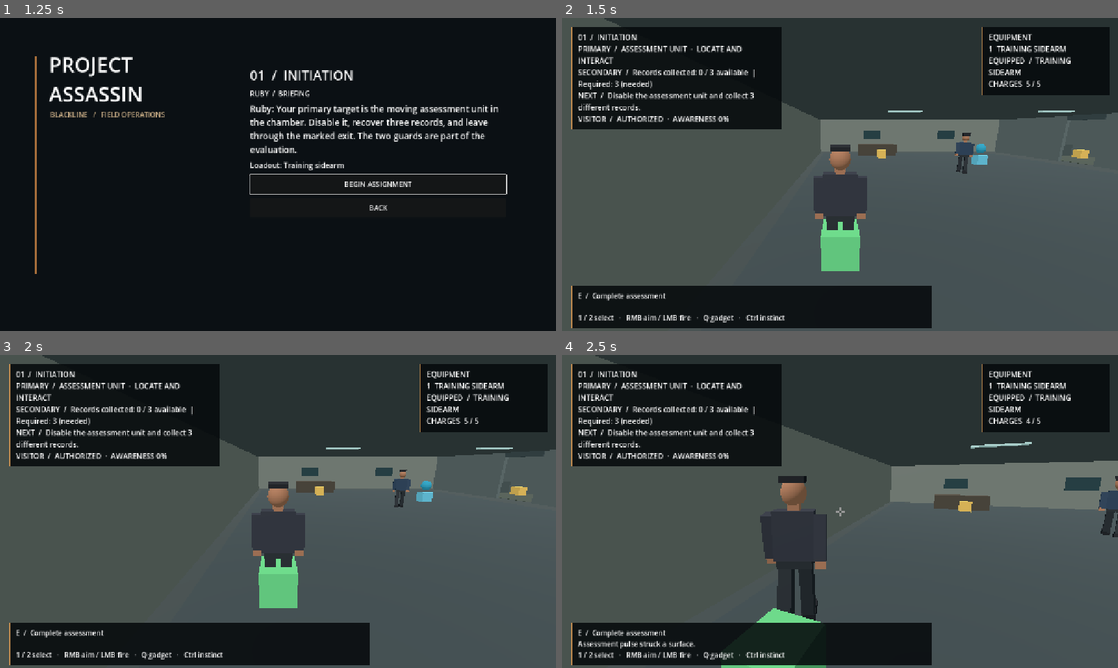
Above: before the commit, frames 1-4 (two rows, left to right).
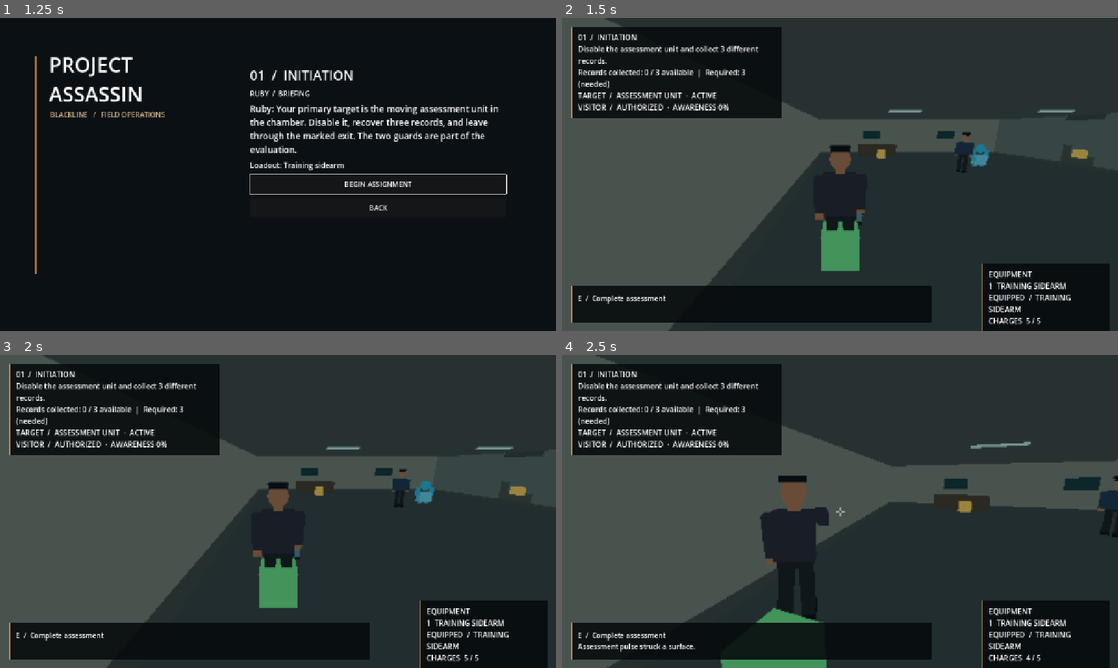
Above: after the commit, the same moments.

Repository: CoolgamerProXD/Stealty-Assasin-redesigned-computing-machine-Beta
Game: Godot game, scene res://scenes/main_menu.tscn
Same seed, same stepped clock (60 frames per second), same inputs: the game is played once before the commit and once after it.
Inputs (mouse positions are in pixels of both pictures, inside the frame that each line leads up to):
- Up to frame 1 (1.25 s): click "CAMPAIGN / NEXT ASSIGNMENT" at 0.5 s
- Up to frame 2 (1.5 s): click "BEGIN ASSIGNMENT" at 1.25 s
- Up to frame 3 (2 s): no input
- Up to frame 4 (2.5 s): tap Enter at 2 s; move the mouse to (867, 511) at 2.02 s; hold W (move_forward) from 2.03 s (still down); hold Right mouse button (aim) from 2.03 s (still down); click (867, 511) at 2.3 s

Frame 1 is identical in both runs. In frame 2, 45% of the frame differs, in the area x 1-100%, y 0-100%; in frame 3, 45%; in frame 4, 43%.

Commit message:
Repair primary target progression and through-wall instinct
Co-authored-by: arena-agent <297053741+arena-agent@users.noreply.github.com>

Diff:
--- a/resources/campaign.json
+++ b/resources/campaign.json
@@ -16,7 +16,7 @@
       "name": "02  /  THE MERIDIAN",
       "description": "Trace a missing archive through a luxury hotel.",
       "scene": "res://scenes/hotel.tscn",
-      "briefing": "Ruby: Your primary target is Adrian Locke, the Meridian's operations director. Confront him about the archive transfer. Ivo Chen is a records witness: question him and recover two records. The Covenant is interested too; we don't know why yet.",
+      "briefing": "Ruby: Your primary target is Adrian Locke, the Meridian's operations director. Confront him or tag him for Blackline about the archive transfer. Ivo Chen is a records witness: question him and recover two records. The Covenant is interested too; we don't know why yet.",
       "debrief": "Ruby: Locke's account, Chen's testimony and the records point beyond the hotel. The Covenant is not our employer, and I intend to learn who is paying them.",
       "unlock": ""
     },
--- a/scripts/core/campaign_state.gd
+++ b/scripts/core/campaign_state.gd
@@ -7,7 +7,7 @@
 var active_mission: String = ""
 var load_checkpoint: bool = false
 var ending: Dictionary = {}
-var settings: Dictionary = {"resolution": "1280x720", "fullscreen": false, "sensitivity": 0.0025, "volume": 0.8}
+var settings: Dictionary = {"resolution": "1280x720", "fullscreen": false, "sensitivity": 0.0025, "volume": 0.8, "graphics": "MEDIUM", "show_fps": false}
 
 func _ready() -> void:
  var data: Variant = JSON.parse_string(FileAccess.get_file_as_string("res://resources/campaign.json"))
@@ -70,9 +70,20 @@
  if (sensitivity is int or sensitivity is float) and is_finite(float(sensitivity)): settings["sensitivity"] = clampf(float(sensitivity), 0.001, 0.006)
  var volume: Variant = data.get("volume", 0.8)
  if (volume is int or volume is float) and is_finite(float(volume)): settings["volume"] = clampf(float(volume), 0.0, 1.0)
+ var graphics: Variant = data.get("graphics", "MEDIUM")
+ if graphics is String and graphics in ["LOW", "MEDIUM", "HIGH"]: settings["graphics"] = graphics
+ var show_fps: Variant = data.get("show_fps", false)
+ if show_fps is bool: settings["show_fps"] = show_fps
  apply_settings()
 
 func apply_settings() -> void:
+ var viewport := get_viewport()
+ var quality: String = settings["graphics"]
+ viewport.scaling_3d_scale = 0.7 if quality == "LOW" else (0.85 if quality == "MEDIUM" else 1.0)
+ viewport.msaa_3d = Viewport.MSAA_2X if quality == "HIGH" else Viewport.MSAA_DISABLED
+ viewport.positional_shadow_atlas_size = 2048 if quality == "HIGH" else (1024 if quality == "MEDIUM" else 0)
+ for light: Node in get_tree().get_nodes_in_group("quality_lights"):
+  (light as Light3D).shadow_enabled = quality != "LOW"
  var master := AudioServer.get_bus_index("Master")
  if master >= 0: AudioServer.set_bus_volume_db(master, linear_to_db(maxf(0.001, float(settings["volume"]))))
  if DisplayServer.get_name() != "headless":
--- a/scripts/missions/mission.gd
+++ b/scripts/missions/mission.gd
@@ -66,6 +66,8 @@
  required_records = int(threshold)
  required_action = action
  primary_target = primary.duplicate(true)
+ # Both primary identities are explicitly named in their mission briefings.
+ target_discovered = not primary_target.is_empty()
  configured = true
  return true
 
@@ -115,7 +117,7 @@
  if extracted: return "Investigation complete."
  if can_extract(): return "Evidence secured. Return to the exit."
  if primary_target.get("id") == "adrian_locke" and not target_complete:
-  return "Confront Adrian Locke about the transfer."
+  return "Confront or tag Adrian Locke about the transfer."
  if not required_action.is_empty() and not action_complete:
   if required_action == "disable_assessment_unit": return "Disable the assessment unit and collect %d different records." % required_records
   if required_action == "interview_ivo": return "Question Ivo Chen and collect %d different records." % required_records
--- a/scripts/player/player.gd
+++ b/scripts/player/player.gd
@@ -34,6 +34,7 @@
  body_mesh.role = "visitor"
  add_child(body_mesh)
  set_disguise("visitor")
+ body_mesh.add_sidearm()
  pivot = Node3D.new()
  pivot.position.y = 1.5
  add_child(pivot)
@@ -95,6 +96,8 @@
  capsule.height = stance_height
  collision_shape.position.y = stance_height * 0.5
  body_mesh.scale.y = stance_height / 1.8
+ body_mesh.weapon_equipped = equipment.selected == "training_sidearm"
+ body_mesh.weapon_aiming = aiming and body_mesh.weapon_equipped
  body_mesh.animate_motion(delta, Vector2(velocity.x, velocity.z).length())
  pivot.position.y = 1.5 * stance_height / 1.8
  var speed := crouch_speed if crouching else (run_speed if Input.is_action_pressed("sprint") else walk_speed)
--- a/scripts/save/session_snapshot.gd
+++ b/scripts/save/session_snapshot.gd
@@ -37,7 +37,8 @@
   mission.action_complete = true
  var same_target: bool = data.get("target_id", "") == mission.primary_target.get("id", "")
  mission.target_complete = same_target and data.get("target_complete", false) == true
- mission.target_discovered = mission.target_complete or (same_target and data.get("target_discovered", false) == true)
+ # The briefing already identifies the mission primary, including old saves.
+ mission.target_discovered = not mission.primary_target.is_empty() or (same_target and data.get("target_discovered", false) == true)
  # A previously completed Meridian save must not become incomplete after adding Locke.
  if mission.primary_target.get("id") == "adrian_locke" and not data.has("target_id") and data.get("extracted", false) == true:
   mission.target_complete = true
--- a/scripts/ui/settings_panel.gd
+++ b/scripts/ui/settings_panel.gd
@@ -23,6 +23,19 @@
   Campaign.settings["fullscreen"] = value
   _save())
  _add_row("FULLSCREEN", fullscreen)
+ var quality := OptionButton.new()
+ for label: String in ["LOW", "MEDIUM", "HIGH"]: quality.add_item(label)
+ quality.select(["LOW", "MEDIUM", "HIGH"].find(Campaign.settings["graphics"]))
+ quality.item_selected.connect(func(index: int) -> void:
+  Campaign.settings["graphics"] = ["LOW", "MEDIUM", "HIGH"][index]
+  _save())
+ _add_row("GRAPHICS", quality)
+ var fps := CheckButton.new()
+ fps.button_pressed = Campaign.settings["show_fps"]
+ fps.toggled.connect(func(value: bool) -> void:
+  Campaign.settings["show_fps"] = value
+  _save())
+ _add_row("SHOW FPS", fps)
  var sensitivity := HSlider.new()
  sensitivity.min_value = 0.001
  sensitivity.max_value = 0.006
--- a/scripts/visuals/stylized_person.gd
+++ b/scripts/visuals/stylized_person.gd
@@ -7,6 +7,11 @@
 var left_arm: Node3D
 var right_arm: Node3D
 var torso: MeshInstance3D
+var weapon: Node3D
+var muzzle_flash: MeshInstance3D
+var weapon_recoil: float = 0.0
+var weapon_aiming: bool = false
+var weapon_equipped: bool = false
 var phase: float = 0.0
 var clothing: StandardMaterial3D
 
@@ -53,6 +58,24 @@
   _box(self, Vector3(0, 1.38, -0.15), Vector3(0.06, 0.29, 0.025), _material(Color(0.68, 0.42, 0.20)))
   _box(self, Vector3(-0.13, 1.45, -0.15), Vector3(0.09, 0.06, 0.02), _material(Color(0.85, 0.67, 0.31)))
 
+# Original stylized assessment sidearm, attached to the animated hand joint.
+func add_sidearm() -> void:
+ if weapon: return
+ weapon = Node3D.new()
+ weapon.position = Vector3(0, -0.58, -0.04)
+ right_arm.add_child(weapon)
+ var metal := _material(Color(0.12, 0.15, 0.18))
+ var accent := _material(Color(0.36, 0.54, 0.58))
+ _box(weapon, Vector3(0, -0.16, 0), Vector3(0.10, 0.34, 0.10), metal)
+ _box(weapon, Vector3(0, -0.13, 0.07), Vector3(0.08, 0.13, 0.10), accent)
+ var flash_mat := _material(Color(1.0, 0.85, 0.32))
+ flash_mat.shading_mode = BaseMaterial3D.SHADING_MODE_UNSHADED
+ muzzle_flash = _box(weapon, Vector3(0, -0.38, 0), Vector3(0.13, 0.14, 0.13), flash_mat)
+ muzzle_flash.visible = false
+
+func fire_weapon() -> void:
+ weapon_recoil = 1.0
+
 func _role_color() -> Color:
  match role:
   "security": return Color(0.17, 0.25, 0.34)
@@ -74,7 +97,14 @@
  left_leg.rotation.x = lerp_angle(left_leg.rotation.x, swing, blend)
  right_leg.rotation.x = lerp_angle(right_leg.rotation.x, -swing, blend)
  left_arm.rotation.x = lerp_angle(left_arm.rotation.x, -swing * 0.7, blend)
- right_arm.rotation.x = lerp_angle(right_arm.rotation.x, swing * 0.7, blend)
+ var right_pose := swing * 0.7
+ if weapon_equipped: right_pose = 1.35 if weapon_aiming else 0.35
+ right_pose -= weapon_recoil * 0.35
+ right_arm.rotation.x = lerp_angle(right_arm.rotation.x, right_pose, blend)
+ if weapon:
+  weapon.visible = weapon_equipped
+  muzzle_flash.visible = weapon_equipped and weapon_recoil > 0.72
+ weapon_recoil = maxf(0.0, weapon_recoil - delta * 6.0)
 
 func _material(color: Color) -> StandardMaterial3D:
  var mat := StandardMaterial3D.new()
--- a/scripts/world/hotel.gd
+++ b/scripts/world/hotel.gd
@@ -14,6 +14,7 @@
 var last_shot_start: Vector3
 var last_shot_end: Vector3
 var instinct_label: Label
+var fps_label: Label
 var instinct_strength: float = 0.0
 var instinct_red: StandardMaterial3D
 var instinct_yellow: StandardMaterial3D
@@ -94,7 +95,8 @@
  var light := DirectionalLight3D.new()
  light.rotation_degrees = Vector3(-55, -30, 0)
  light.light_energy = 0.8
- light.shadow_enabled = false
+ light.add_to_group("quality_lights")
+ light.shadow_enabled = Campaign.settings["graphics"] != "LOW"
  add_child(light)
  _box(Vector3(0, -0.15, 0), Vector3(24, 0.3, 16), Color(0.34, 0.32, 0.29))
  _box(Vector3(-12, 1.5, 0), Vector3(0.25, 3, 16), Color(0.52, 0.49, 0.43))
@@ -244,11 +246,11 @@
  hud.add_theme_font_size_override("font_size", 17)
  left.add_child(hud)
  var right := PanelContainer.new()
- right.set_anchors_preset(Control.PRESET_TOP_RIGHT)
+ right.set_anchors_preset(Control.PRESET_BOTTOM_RIGHT)
  right.offset_left = -315
  right.offset_right = -20
- right.offset_top = 20
- right.offset_bottom = 150
+ right.offset_top = -155
+ right.offset_bottom = -20
  right.mouse_filter = Control.MOUSE_FILTER_IGNORE
  right.add_theme_stylebox_override("panel", style.duplicate())
  overlay.add_child(right)
@@ -281,6 +283,14 @@
  instinct_label.modulate = Color(0.95, 0.82, 0.5)
  instinct_label.visible = false
  overlay.add_child(instinct_label)
+ fps_label = Label.new()
+ fps_label.set_anchors_preset(Control.PRESET_TOP_RIGHT)
+ fps_label.offset_left = -100
+ fps_label.offset_right = -20
+ fps_label.offset_top = 20
+ fps_label.offset_bottom = 45
+ fps_label.horizontal_alignment = HORIZONTAL_ALIGNMENT_RIGHT
+ overlay.add_child(fps_label)
  shot_audio = AudioStreamPlayer.new()
  shot_audio.stream = ProceduralSound.tone(180.0, 0.12, 0.14)
  add_child(shot_audio)
@@ -329,6 +339,7 @@
   message = "Camera obstructed. Move to get a clear shot."
   return
  player.equipment.charges -= 1
+ player.body_mesh.fire_weapon()
  var direction := player.camera.project_ray_normal(screen_center)
  var end := origin + direction * 50.0
  var query := PhysicsRayQueryParameters3D.create(origin, end)
@@ -346,7 +357,13 @@
    var npc := collider as HotelNpc
    npc.stunned_time = 12.0
    npc.set_state("disabled")
-   message = "Assessment pulse temporarily incapacitated " + npc.profile.identity + "."
+   if npc == primary_npc and mission.mark_target(str(mission.primary_target.get("id", ""))):
+    for obj: Interactable in interactables:
+     if obj.kind == "primary":
+      obj.used = true
+      obj.visible = false
+    message = "Ruby: Locke tagged for Blackline follow-up."
+   else: message = "Assessment pulse temporarily incapacitated " + npc.profile.identity + "."
   else: message = "Assessment pulse struck a surface."
  else: message = "Assessment pulse discharged."
  for npc: HotelNpc in npcs:
@@ -383,6 +400,10 @@
 
 func _setup_instinct() -> void:
  instinct_red = _highlight_material(instinct_target_color)
+ # The primary identity is provided by the briefing. Draw its actual mesh even
+ # behind opaque walls; ordinary NPCs and unknown items never use this pass.
+ instinct_red.no_depth_test = true
+ instinct_red.render_priority = 1
  instinct_yellow = _highlight_material(instinct_item_color)
 
 func _highlight_material(color: Color) -> StandardMaterial3D:
@@ -412,9 +433,9 @@
   var excluded: RID = primary_npc.get_rid() if primary_npc else RID()
   if _in_player_view(point) and _clear_reach(target.global_position, instinct_target_range, excluded):
    mission.target_discovered = true
- instinct_strength = move_toward(instinct_strength, 1.0, delta * 5.0) if player.instinct_active else 0.0
+ instinct_strength = 1.0 if player.instinct_active else 0.0
  instinct_label.visible = player.instinct_active
- instinct_red.albedo_color.a = instinct_strength * 0.7
+ instinct_red.albedo_color.a = instinct_strength * 0.9
  instinct_yellow.albedo_color.a = instinct_strength * 0.7
  if target:
   var target_done := mission.action_complete if mission_id() == "initiation" else mission.target_complete
@@ -522,14 +543,16 @@
  var title := "01  /  INITIATION" if mission_id() == "initiation" else "02  /  THE MERIDIAN"
  var target := "ASSESSMENT UNIT" if mission_id() == "initiation" else "ADRIAN LOCKE  /  OPERATIONS DIRECTOR"
  var target_done := mission.action_complete if mission_id() == "initiation" else mission.target_complete
- var target_state := "COMPLETE" if target_done else "LOCATE AND INTERACT"
+ var target_state := "COMPLETE" if target_done else "ACTIVE"
  if mission_id() == "initiation" and not mission.action_complete and get("robot_alert") == true:
   target_state = "SCANNING NEARBY"
- hud.text = title + "\nPRIMARY  /  " + target + "  ·  " + target_state + "\nSECONDARY  /  " + mission.progress_text() + ("  |  IVO: " + ("QUESTIONED" if mission.action_complete else "QUESTION") if mission_id() == "meridian" else "") + "\nNEXT  /  " + mission.objective_text() + "\n" + "%s  /  %s  ·  AWARENESS %.0f%%" % [player.role.to_upper(), access, highest]
+ hud.text = title + "\n" + mission.objective_text() + "\n" + mission.progress_text() + "\nTARGET  /  " + target + "  ·  " + target_state + "\n" + "%s  /  %s  ·  AWARENESS %.0f%%" % [player.role.to_upper(), access, highest]
+ fps_label.visible = Campaign.settings["show_fps"]
+ fps_label.text = "%d FPS" % Engine.get_frames_per_second()
  var slots := "1  TRAINING SIDEARM"
  if player.equipment.available.has("quiet_line"): slots += "\n2  QUIET LINE"
  equipment_hud.text = "EQUIPMENT\n" + slots + "\nEQUIPPED  /  " + Campaign.item_label(player.equipment.selected).to_upper()
  if player.equipment.selected == "training_sidearm": equipment_hud.text += "\nCHARGES  %d / 5" % player.equipment.charges
  crosshair.visible = player.aiming
  var nearest := _nearest()
- prompt.text = ("E  /  " + nearest.label + "\n" if nearest else "") + message + "\n1 / 2 select   ·   RMB aim / LMB fire   ·   Q gadget   ·   Ctrl instinct"
+ prompt.text = ("E  /  " + nearest.label + "\n" if nearest else "") + message
--- a/scripts/world/initiation.gd
+++ b/scripts/world/initiation.gd
@@ -30,7 +30,8 @@
  var light := DirectionalLight3D.new()
  light.rotation_degrees = Vector3(-55, -25, 0)
  light.light_energy = 0.8
- light.shadow_enabled = false
+ light.add_to_group("quality_lights")
+ light.shadow_enabled = Campaign.settings["graphics"] != "LOW"
  add_child(light)
  _box(Vector3(0, -0.15, 0), Vector3(30, 0.3, 20), Color(0.27, 0.30, 0.30))
  _box(Vector3(-15, 1.5, 0), Vector3(0.25, 3, 20), Color(0.48, 0.50, 0.47))
@@ -123,7 +124,21 @@
  robot_light = robot_material
  head.material_override = robot_material
  robot.add_child(head)
+ # Jointed, machine-like silhouette: two legs, shoulders and a bright sensor.
+ for x: float in [-0.21, 0.21]:
+  _robot_part(Vector3(x, 0.28, 0), Vector3(0.13, 0.56, 0.18), robot_material)
+  _robot_part(Vector3(x * 1.9, 0.70, 0), Vector3(0.16, 0.46, 0.18), robot_material)
+ _robot_part(Vector3(0, 1.07, -0.245), Vector3(0.28, 0.08, 0.04), robot_material)
  _add_interactable(Vector3(-13, 0, 7), "Complete assessment", "extract", "exit", Color(0.4, 0.8, 0.5))
+
+func _robot_part(pos: Vector3, size: Vector3, material: Material) -> void:
+ var visual := MeshInstance3D.new()
+ var mesh := BoxMesh.new()
+ mesh.size = size
+ visual.mesh = mesh
+ visual.position = pos
+ visual.material_override = material
+ robot.add_child(visual)
 
 func _on_interaction(object: Interactable) -> void:
  if object.kind == "robot":
--- a/tests/camera_display_test.gd
+++ b/tests/camera_display_test.gd
@@ -94,6 +94,8 @@
  await physics_frame
  await process_frame
  check(target.stunned_time > 0.0 and player.equipment.charges == 4, "center shot hits physical target and consumes charge")
+ check(world.get("mission").target_complete, "shot at Locke completes primary objective")
+ check(player.body_mesh.weapon_equipped and player.body_mesh.weapon.visible, "equipped sidearm is attached to player hand")
  var hit_screen := player.camera.unproject_position(world.get("last_shot_end"))
  var center := player.camera.get_viewport().get_visible_rect().size * 0.5
  check(hit_screen.distance_to(center) < 1.0, "shot impact projects to screen-center crosshair")
--- /dev/null
+++ b/tests/instinct_render_test.gd
@@ -0,0 +1,82 @@
+extends SceneTree
+## Real Compatibility viewport images, automated under Xvfb, not a human playtest.
+var failures := 0
+var checks := 0
+var output := ""
+
+func _initialize() -> void:
+ call_deferred("run")
+
+func check(value: bool, text: String) -> void:
+ checks += 1
+ if value: print("VISUAL PASS: ", text)
+ else:
+  failures += 1
+  printerr("VISUAL FAIL: ", text)
+
+func capture(name: String) -> Image:
+ for i: int in range(4): await process_frame
+ await RenderingServer.frame_post_draw
+ var image := root.get_texture().get_image()
+ image.save_png(output.path_join(name + ".png"))
+ return image
+
+func red_stats(image: Image) -> Vector2:
+ var count := 0
+ var sum := 0.0
+ for y: int in range(int(image.get_height() * 0.25), int(image.get_height() * 0.85), 2):
+  for x: int in range(int(image.get_width() * 0.25), int(image.get_width() * 0.75), 2):
+   var c := image.get_pixel(x, y)
+   if c.r > 0.55 and c.g < 0.35 and c.b < 0.35 and c.r > c.g * 2.0:
+    count += 1
+    sum += x
+ return Vector2(count, sum / maxf(count, 1))
+
+func run() -> void:
+ output = OS.get_environment("TEST_SCREENSHOT_DIR")
+ if output.is_empty(): output = ProjectSettings.globalize_path("res://visual-test-output")
+ DirAccess.make_dir_recursive_absolute(output)
+ for id: String in ["initiation", "hotel"]:
+  var world: Node3D = load("res://scenes/" + id + ".tscn").instantiate()
+  root.add_child(world)
+  for i: int in range(8): await physics_frame
+  var player: HotelPlayer = world.get("player")
+  var target: Node3D = world.get("robot") if id == "initiation" else world.get("primary_npc")
+  for npc: HotelNpc in world.get("npcs"):
+   npc.set_physics_process(false)
+  world.set_physics_process(false)
+  player.set_physics_process(false)
+  player.global_position = Vector3(0.4, 0.05, 0)
+  target.global_position = Vector3(4.2, 0.05, 0)
+  player.camera.global_position = Vector3(0.5, 1.35, 0)
+  player.camera.look_at(target.global_position + Vector3.UP * 0.9, Vector3.UP)
+  await physics_frame
+  var ray := PhysicsRayQueryParameters3D.create(player.camera.global_position, target.global_position + Vector3.UP * 0.9)
+  ray.exclude = [player.get_rid()]
+  var hit := world.get_world_3d().direct_space_state.intersect_ray(ray)
+  check(not hit.is_empty() and hit["position"].x < 2.2, id + " has real solid wall between camera and target")
+  var off := await capture(id + "_wall_off")
+  var key := InputEventKey.new()
+  key.physical_keycode = KEY_CTRL
+  key.location = KEY_LOCATION_LEFT
+  key.pressed = true
+  Input.parse_input_event(key)
+  var on := await capture(id + "_wall_on")
+  var a := red_stats(off)
+  var b := red_stats(on)
+  print("VISUAL_METRIC: %s off=%d on=%d centroid=%.1f" % [id, a.x, b.x, b.y])
+  check(b.x > a.x + 30, id + " actual target silhouette renders red through the wall")
+  target.global_position.z = 0.8
+  var moved := await capture(id + "_wall_moved")
+  var c := red_stats(moved)
+  print("VISUAL_METRIC: %s moved=%d centroid=%.1f" % [id, c.x, c.y])
+  check(c.x > a.x + 20 and absf(c.y - b.y) > 10, id + " red silhouette follows target movement")
+  key.pressed = false
+  Input.parse_input_event(key.duplicate())
+  var released := await capture(id + "_wall_released")
+  var d := red_stats(released)
+  check(d.x < c.x - 20, id + " release clears the through-wall silhouette")
+  world.queue_free()
+  await process_frame
+ print("VISUAL RESULT: %d checks, %d failures" % [checks, failures])
+ quit(0 if failures == 0 else 1)
